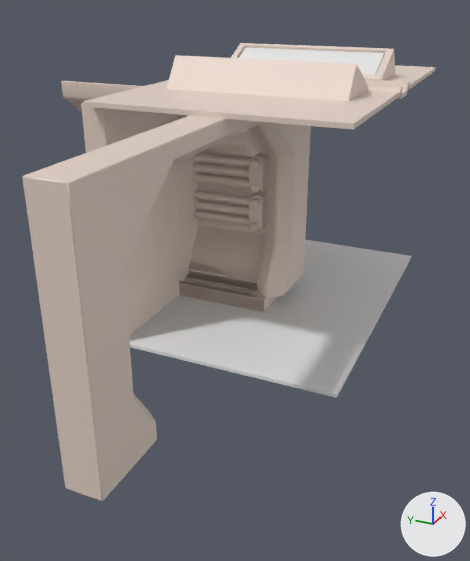
What one commit did to the Blender file Stowaway/Content/Assets/Ship.blend.
The view is the same before and after, from a 50 mm lens placed at (-11.12, -3.97, 5.63), pointed at (-1.91, 0.17, 1.02). The axes (+X, +Y, +Z) are drawn at lower right. The lights are the same throughout.

Names of what the first picture shows: 'Ceiling', 'Connector', 'Door', 'Ground', 'Wall', 'Wall_Door', 'Wall_Holders', 'Wall_Pipes', 'Wall_Short', 'Wall_Vents'.
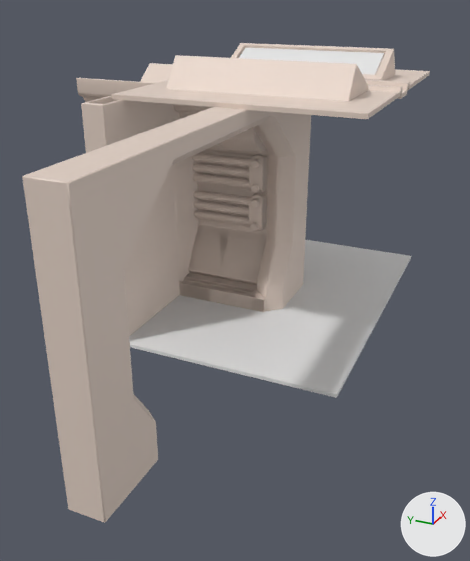
Changed parts and their boxes (x1, y1, x2, y2) in the pictures (470 x 561 px; the box of a moved part takes in the faces that stretch with it):
'Connector', reshaped (8% taller)
    before: (22, 115, 311, 501)
    after: (22, 107, 311, 523)
'Ceiling', reshaped (10% narrower, 12% shorter)
    before: (83, 43, 436, 130)
    after: (111, 43, 430, 119)
'Wall', reshaped (7% narrower, 8% taller)
    before: (61, 81, 269, 312)
    after: (76, 63, 269, 312)
part 1 of me_plane_011, moved or reshaped
    before: (395, 65, 436, 80)
    after: (395, 70, 430, 80)
part 2 of me_plane_011, moved or reshaped
    before: (83, 87, 383, 130)
    after: (111, 87, 383, 119)
part 3 of me_plane_016, moved or reshaped
    before: (257, 262, 304, 298)
    after: (257, 262, 304, 311)
part 4 of me_plane_016, moved or reshaped
    before: (63, 424, 157, 501)
    after: (63, 424, 158, 523)
part 5 of me_plane_024, built on
    before: (61, 81, 189, 119)
    after: (76, 63, 266, 311)

Patch to the scene script:
```diff
--- a/Stowaway/Content/Assets/Ship.blend.py
+++ b/Stowaway/Content/Assets/Ship.blend.py
@@ me_plane_011 @@
 me_plane_011.from_pydata(...)  # 144 vertices, 121 faces; spans x -3.2..3.2, y -2.0..2.0, z 3.94..4.5
 # used by ob_ceiling; location = (0.0, 0.0, 0.0)
 # before: 0 (3.2, -2.0, 4.0), 1 (3.2, 2.0, 4.0), 6 (3.2, 1.46, 4.0), 7 (3.2, -1.46, 4.0)
 # before: 72 (-3.2, -2.0, 4.0), 73 (-3.2, 2.0, 4.0), 78 (-3.2, 1.46, 4.0), 79 (-3.2, -1.46, 4.0)
+# me_plane_011 part 1
+for i in [0, 1, 6, 7]: me_plane_011.vertices[i].co += Vector((-0.72, 0.0, 0.0))
+# me_plane_011 part 2
+for i in [72, 73, 78, 79]: me_plane_011.vertices[i].co += Vector((0.72, 0.0, 0.0))
 me_plane_011.materials.append(mat_m_ceiling)
@@ me_plane_016 @@
 me_plane_016.from_pydata(...)  # 180 vertices, 178 faces; spans x -6.54..0.54, y -0.27..0.27, z 0.26..4.0
 # used by ob_connector; location = (0.0, 0.0, 0.0)
+# me_plane_016 part 3: all 10 vertices in x -0.88..0.54, y -0.27..0.27, z 0.26 are moved by (0.0, 0.0, -0.32)
+# me_plane_016 part 4: all 10 vertices in x -6.54..-5.12, y -0.27..0.27, z 0.26 are moved by (0.0, 0.0, -0.32)
 me_plane_016.materials.append(mat_m_connector)
@@ me_plane_024 @@
 # used by ob_wall; location = (0.0, 0.0, 0.0)
-me_plane_024.from_pydata(...)  # 112 vertices, 110 faces; spans x -1.15..0.05, y 0.0..4.0, z 0.0..4.0
+me_plane_024.from_pydata(...)  # 540 vertices, 542 faces; spans x -0.96..0.74, y 0.0..4.0, z 0.0..4.24
+# me_plane_024 part 5: 48 vertices moved from x -1.15..-1.0, y 0.0..4.0, z 3.64..4.0 to x -0.7..0.02, y 0.0..4.0, z 2.88..4.0; 428 vertices added at x -0.96..0.74, y 0.0..4.0, z 0.0..4.24
 me_plane_024.materials.append(mat_m_grate)
```
